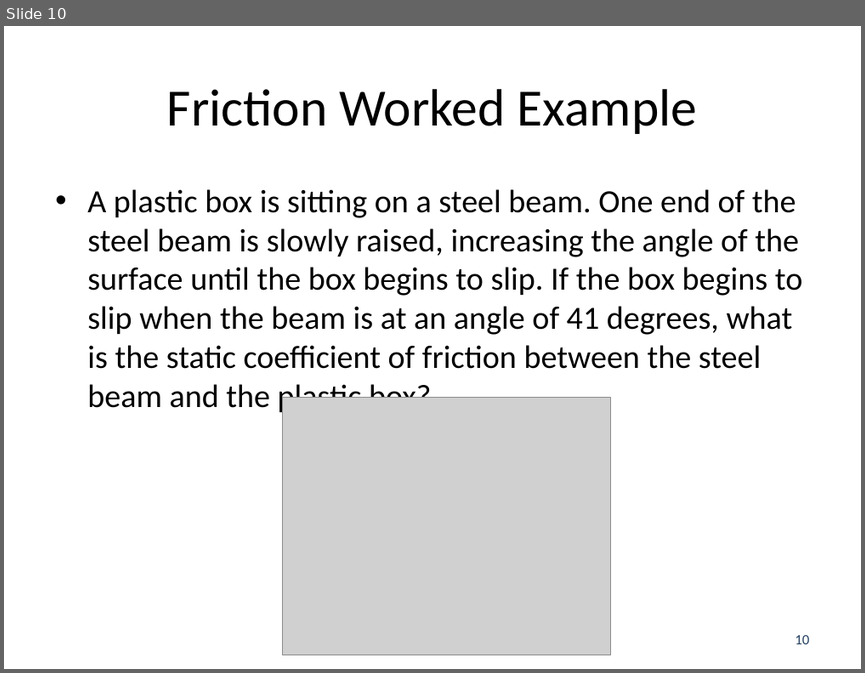
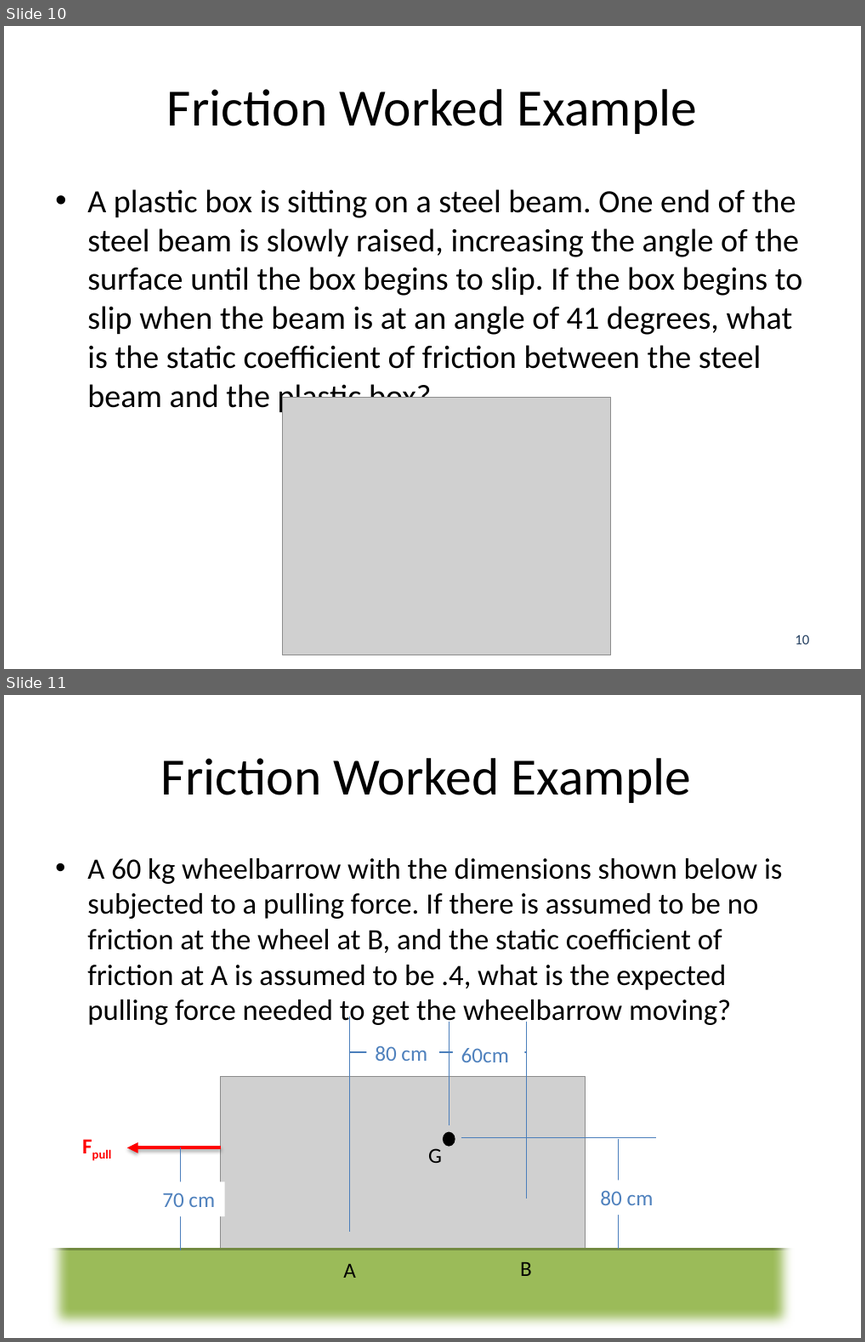
Before and after one commit to JacobMoore/mechanics_textbook, a slide deck: Lecture Slides/VideoLectureSlides/7.1.pptx. Shown one above the other, each under a label of ours: slide 10 before the commit, slides 10 and 11 after it. The pictures are 865x673 and 865x1342 pixels, drawn with LibreOffice and Linux fonts; fonts in the diff are those of the drawing; grey boxes stand for pictures. Boxes give left, top, right and bottom in pixels: in the first picture for what was removed or moved away, otherwise in the second. Text is boxed around its words. In the diff, an @@ line names an element or a change of style, - is before the commit and + after.

Commit message:
Added worked examples and typo fixes

```diff
--- a/Lecture Slides/VideoLectureSlides/7.1.pptx
+++ b/Lecture Slides/VideoLectureSlides/7.1.pptx
@@ slide 11 added at <box>4,695,861,1338</box>, background #FFFFFF @@
@@ title added at <box>161,758,691,803</box>, 44 pt, text #000000 @@
+Friction Worked Example
@@ frame added at <box>4,867,861,1338</box>, fill #FFFFFF, outline #FFFFFF 2 pt @@
@@ text added at <box>87,858,783,1027</box>, 24.8 pt, text #000000 @@
+• A 60 kg wheelbarrow with the dimensions shown below is subjected to a pulling force. If there is assumed to be no friction at the wheel at B, and the static coefficient of friction at A is assumed to be .4, what is the expected pulling force needed to get the wheelbarrow moving?
@@ line added from (349, 1016) to (349, 1231), #4B7EBC 0.75 pt @@
@@ line added from (449, 1021) to (449, 1125), #4B7EBC 0.75 pt @@
@@ line added from (526, 1021) to (526, 1199), #4B7EBC 0.75 pt @@
@@ text added at <box>375,1046,427,1061</box>, 18 pt, text #4F81BD @@
+80 cm
@@ rectangle added at <box>453,1038,525,1072</box>, fill #FFFFFF, 18 pt, text #4F81BD @@
+60cm
@@ picture added at <box>221,1077,585,1259</box> @@
@@ line added from (526, 1052) to (350, 1052), #4B7EBC 0.75 pt @@
@@ text added at <box>75,1128,136,1162</box>, 18 pt, text #FF0000, bold @@
+Fpull
@@ arrow added from (221, 1147) to (127, 1147), #FF0000 3 pt @@
@@ line added from (181, 1250) to (181, 1147), #4B7EBC 0.75 pt @@
@@ text added at <box>428,1148,442,1163</box>, 18 pt, text #000000 @@
+G
@@ ellipse added at <box>443,1133,454,1145</box>, fill #000000, outline #000000 2 pt @@
@@ line added from (460, 1137) to (656, 1137), #4B7EBC 0.75 pt @@
@@ line added from (619, 1248) to (619, 1139), #4B7EBC 0.75 pt @@
@@ text added at <box>162,1192,215,1207</box>, 18 pt, text #4F81BD @@
+70 cm
@@ text added at <box>600,1191,653,1205</box>, 18 pt, text #4F81BD @@
+80 cm
@@ rectangle added at <box>4,1248,861,1335</box>, fill #9BBB59, outline #738A42 2 pt @@
@@ text added at <box>343,1264,356,1277</box>, 18 pt, text #000000 @@
+A
@@ text added at <box>520,1262,532,1276</box>, 18 pt, text #000000 @@
+B
```
Also in this commit, not shown: 1 slide changed, 1 other slide added, 22 other files.
